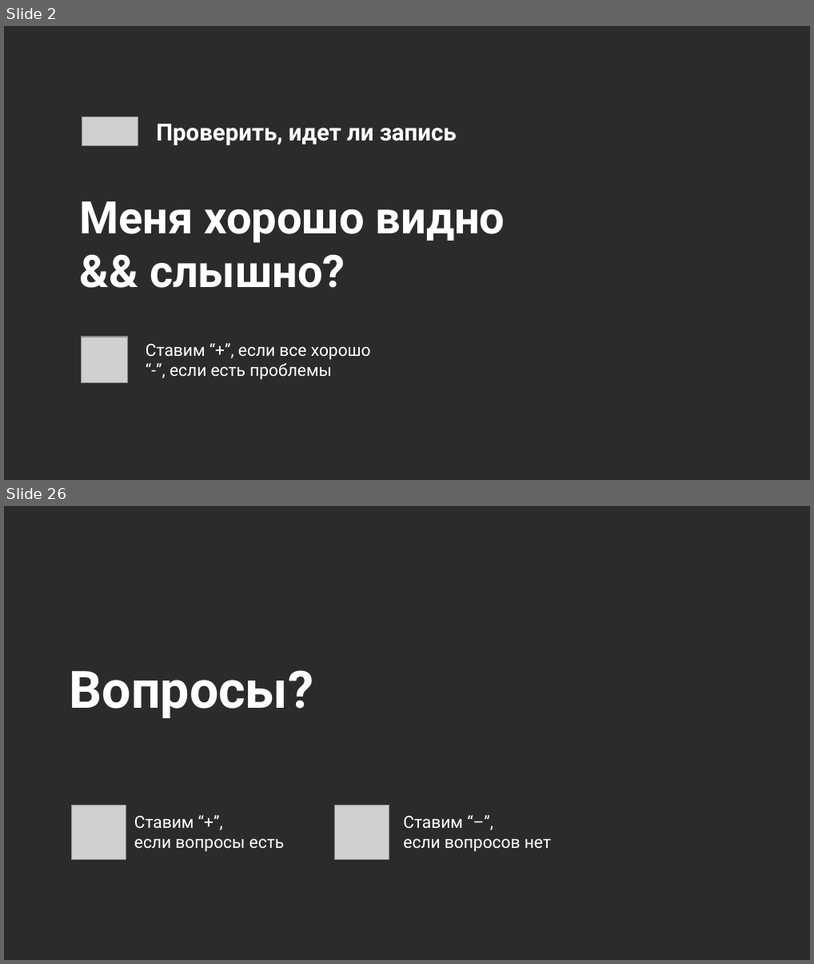
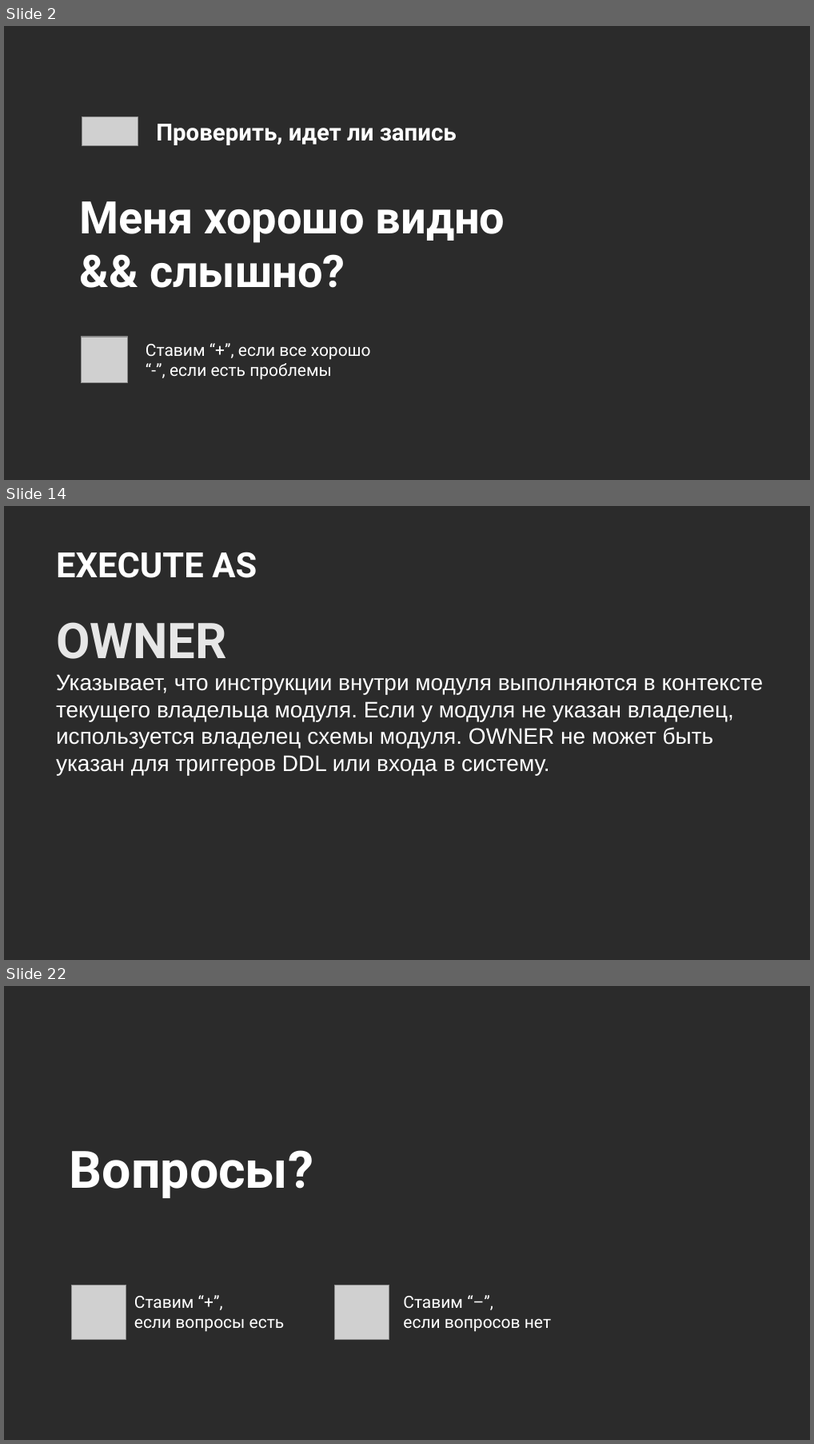
Before and after one commit to MarinaPaley/OTUS, a slide deck: Программирование.pptx. Shown one above the other, each under a label of ours: slides 2 and 26 before the commit, slides 2, 14 and 22 after it; the slides between them are not shown. The pictures are 814x964 and 814x1444 pixels, drawn with LibreOffice and Linux fonts; fonts in the diff are those of the drawing; grey boxes stand for pictures; background and template pictures are left out; a plain dark background stands for a picture behind light text. Boxes give left, top, right and bottom in pixels: in the first picture for what was removed or moved away, otherwise in the second. Text is boxed around its words. In the diff, an @@ line names an element or a change of style, - is before the commit and + after.

```diff
--- a/Программирование.pptx
+++ b/Программирование.pptx
@@ slide 14 added at box(4, 506, 810, 960), background picture (left out) @@
@@ title added at box(56, 552, 257, 578), 31 pt, text #FFFFFF, bold @@
+EXECUTE AS
@@ text added at box(56, 622, 764, 775), 20 pt, text #FFFFFF @@
+OWNER
+Указывает, что инструкции внутри модуля выполняются в контексте текущего владельца модуля. Если у модуля не указан владелец, используется владелец схемы модуля. OWNER не может быть указан для триггеров DDL или входа в систему.
@@ what was slide 26 is now slide 22 @@
```
Also in this commit, not shown: 2 slides changed, 16 other slides added, 21 slides removed.
